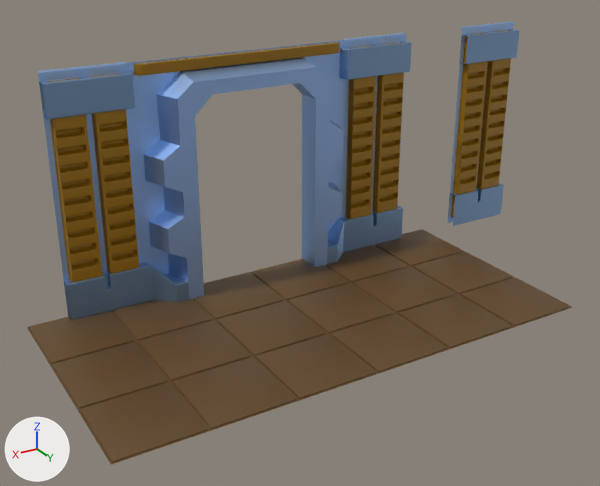
An edit to the Blender file blackbird/blender/blackbird.blend, drawn before and after from the same camera.
Camera for both pictures: a 50 mm camera at (4.71, 9.19, 4.86) aimed at (-0.02, 1.32, 0.92). The axes (+X, +Y, +Z) are drawn at lower left. The lights are the same throughout.

The first picture shows 'floor1', 'floor1.001', 'portal1', 'wall1.001', 'wall1.002', 'wall1.003'.
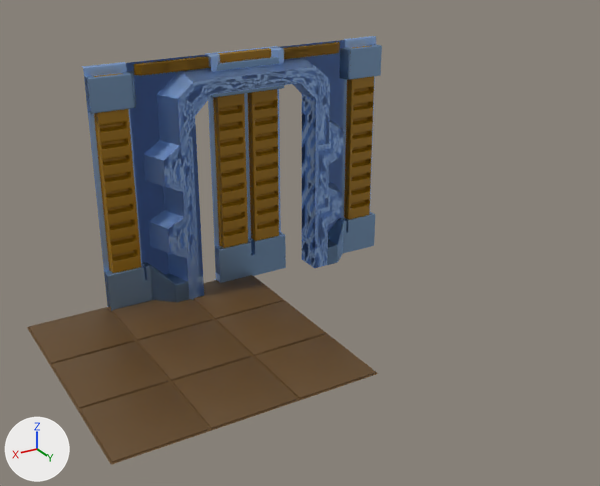
Commit message: added portal2 wall2

The change, as a list of edits to the scene's bpy script:
```text
Add me_plane_007:
    me_plane_007.from_pydata(...)  # 1018 vertices, 894 faces; spans x 0.0..2.0, y -0.06..0.35, z 0.0..3.0
    me_plane_007.polygons.foreach_set('use_smooth', [True] * 894)
    # faces by material slot: [117, 258, 519]
    me_plane_007.materials.append(mat_metal1_mat)  # blue #aacdff
    me_plane_007.materials.append(mat_metal2_mat)  # blue #8cacd0
    me_plane_007.materials.append(mat_metal1_yellow_mat)  # yellow #9a6f00
Add me_plane_001:
    me_plane_001.from_pydata(...)  # 743 vertices, 644 faces; spans x -0.5..0.5, y -0.05..0.13, z 0.0..3.0
    # faces by material slot: [548, 96]
    me_plane_001.materials.append(mat_metal1_mat)  # blue #aacdff
    me_plane_001.materials.append(mat_metal1_yellow_mat)  # yellow #9a6f00
Change ob_wall1:
    remove ob_wall1.hide_set(True)
Remove ob_floor1_001:
    ob_floor1_001 = bpy.data.objects.new('floor1.001', me_plane)
    ob_floor1_001.location = (-3.0, 0.0, 0.0)
    ob_floor1_001.scale = (0.5, 0.5, 0.5)
Remove ob_wall1_001:
    ob_wall1_001 = bpy.data.objects.new('wall1.001', me_plane_013)
    ob_wall1_001.location = (2.0, 0.0, 0.0)
    _m = ob_wall1_001.modifiers.new('Mirror', 'MIRROR')
    _m = ob_wall1_001.modifiers.new('Subdivision', 'SUBSURF')
    _m.boundary_smooth = 'PRESERVE_CORNERS'
    _m.levels = 2
Remove ob_wall1_002:
    ob_wall1_002 = bpy.data.objects.new('wall1.002', me_plane_013)
    ob_wall1_002.location = (-2.0, 0.0, 0.0)
    _m = ob_wall1_002.modifiers.new('Mirror', 'MIRROR')
    _m = ob_wall1_002.modifiers.new('Subdivision', 'SUBSURF')
    _m.boundary_smooth = 'PRESERVE_CORNERS'
    _m.levels = 2
Remove ob_wall1_003:
    ob_wall1_003 = bpy.data.objects.new('wall1.003', me_plane_013)
    ob_wall1_003.location = (-4.0, 0.0, 0.0)
    _m = ob_wall1_003.modifiers.new('Mirror', 'MIRROR')
    _m = ob_wall1_003.modifiers.new('Subdivision', 'SUBSURF')
    _m.boundary_smooth = 'PRESERVE_CORNERS'
    _m.levels = 2
Add ob_portal2:
    ob_portal2 = bpy.data.objects.new('portal2', me_plane_007)
    ob_portal2.location = (0.0, 0.0, 0.0)
    _m = ob_portal2.modifiers.new('Mirror', 'MIRROR')
    _m = ob_portal2.modifiers.new('Subdivision', 'SUBSURF')
    _m.boundary_smooth = 'PRESERVE_CORNERS'
    _m.levels = 2
Add ob_wall2:
    ob_wall2 = bpy.data.objects.new('wall2', me_plane_001)
    ob_wall2.location = (0.0, 0.0, 0.0)
    _m = ob_wall2.modifiers.new('Subdivision', 'SUBSURF')
    _m.boundary_smooth = 'PRESERVE_CORNERS'
```

Pixel boxes [x1, y1, x2, y2] of what changed, in the pictures (600 x 486 px):
'portal2', added (blue)
    after: [81, 36, 382, 312]
    faces in mat_metal1_mat (blue #aacdff): [81, 36, 376, 307]
    faces in mat_metal1_yellow_mat (yellow #9a6f00): [93, 42, 374, 273]
    faces in mat_metal2_mat (blue #8cacd0): [84, 44, 382, 312]
'floor1.001', deleted
    before: [249, 229, 573, 374]
'wall1.001', deleted
    before: [37, 62, 149, 320]
'wall1', shown
    after: [205, 46, 286, 283]
'wall1.002', deleted
    before: [341, 33, 412, 251]
'wall1.003', deleted
    before: [446, 22, 519, 226]
'wall2', added
    after: [205, 47, 286, 282]
    faces in mat_metal1_yellow_mat (yellow #9a6f00): [218, 48, 271, 63]
    faces in mat_metal1_mat (blue #aacdff): [205, 47, 286, 282]
'portal1', unchanged, covered by the edit
    before: [126, 40, 350, 302]
    after: [143, 218, 347, 301]
